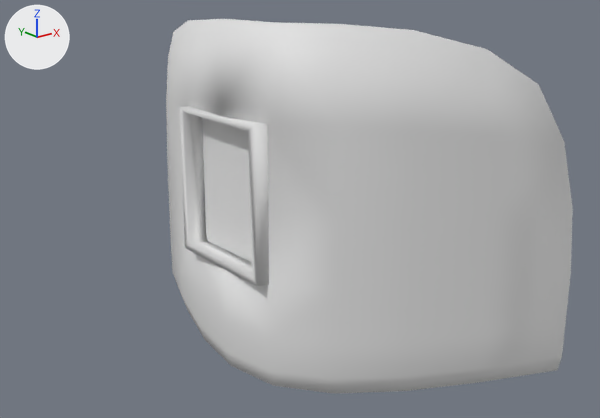
One commit to the FBX model Assets/TJS/mine.fbx: the scene before it, then after it.
Camera for both pictures: a camera (50 mm lens) standing at (-6.31, -7.01, 4.55) and looking at (-0.88, -0.23, 1.84). Lighting does not change. The marker at upper left points along +X, +Y and +Z. Where no turn or scale is listed for an object, it has been applied to the vertices. Vertices at the same position are counted once.

Script lines for the objects in view, before the commit:
```python
me_cube_001 = bpy.data.meshes.new('Cube.001')
me_cube_001.from_pydata(...)  # 441 vertices, 448 faces; spans x -1.77..1.76, y -2.41..2.41, z -1.0..2.89
# faces by material slot: [16, 224, 208]
me_cube_001.materials.append(mat_wood)  # white #e7e7e7
me_cube_001.materials.append(mat_metal)  # white #e7e7e7
me_cube_001.materials.append(mat_earth)  # white #e7e7e7
me_cube_009 = bpy.data.meshes.new('Cube.009')
me_cube_009.from_pydata(...)  # 248 vertices, 246 faces; spans x -0.04..0.06, y -0.61..0.61, z -1.59..0.0
# faces by material slot: [54, 192]
me_cube_009.materials.append(mat_wood)  # white #e7e7e7
me_cube_009.materials.append(mat_metal)  # white #e7e7e7
ob_cube = bpy.data.objects.new('Cube', me_cube_009)
ob_cube.location = (-1.531, 0.007, 2.87)
ob_mine = bpy.data.objects.new('Mine', me_cube_001)
ob_mine.location = (0.0, 0.0, 1.0)
```
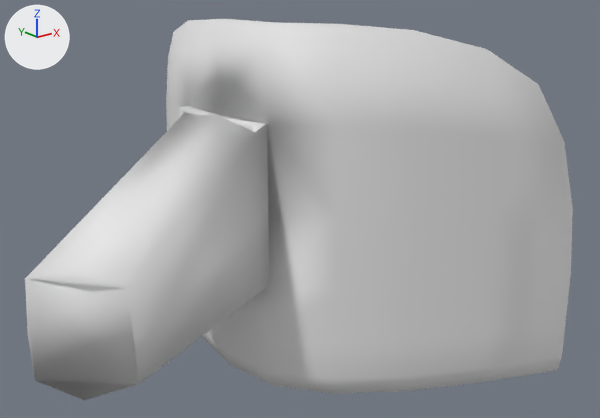
Where the change shows, as pixel boxes [x1, y1, x2, y2] in the pictures (600 x 418 px):
```json
{"object": "Mine", "change": "reshaped", "before": [166, 19, 573, 393], "after": [25, 19, 573, 400], "on screen": "35% wider"}
{"part": 1, "of": "me_cube_001", "change": "added", "after": [25, 107, 269, 400]}
{"object": "Cube", "change": "unchanged, covered by the edit", "before": [202, 118, 252, 263]}
```

The change, as JSON lines over the scene's bpy script:
```json
{"block": "me_cube_001", "where": "# used by ob_mine; location = (0.0, 0.0, 1.0)"}
{"op": "remove", "block": "me_cube_001", "code": "me_cube_001.from_pydata(...)  # 441 vertices, 448 faces; spans x -1.77..1.76, y -2.41..2.41, z -1.0..2.89"}
{"op": "add", "block": "me_cube_001", "code": "me_cube_001.from_pydata(...)  # 449 vertices, 457 faces; spans x -3.99..1.76, y -2.41..2.41, z -1.0..2.89"}
{"block": "me_cube_001", "change": "me_cube_001 part 1"}
{"block": "me_cube_001", "change": "8 vertices are added at x -3.99..-3.29, y -1.04..-0.23, z -0.27..0.93"}
{"block": "me_cube_001", "change": "9 new faces join them, mat_earth (white #e7e7e7)"}
```
